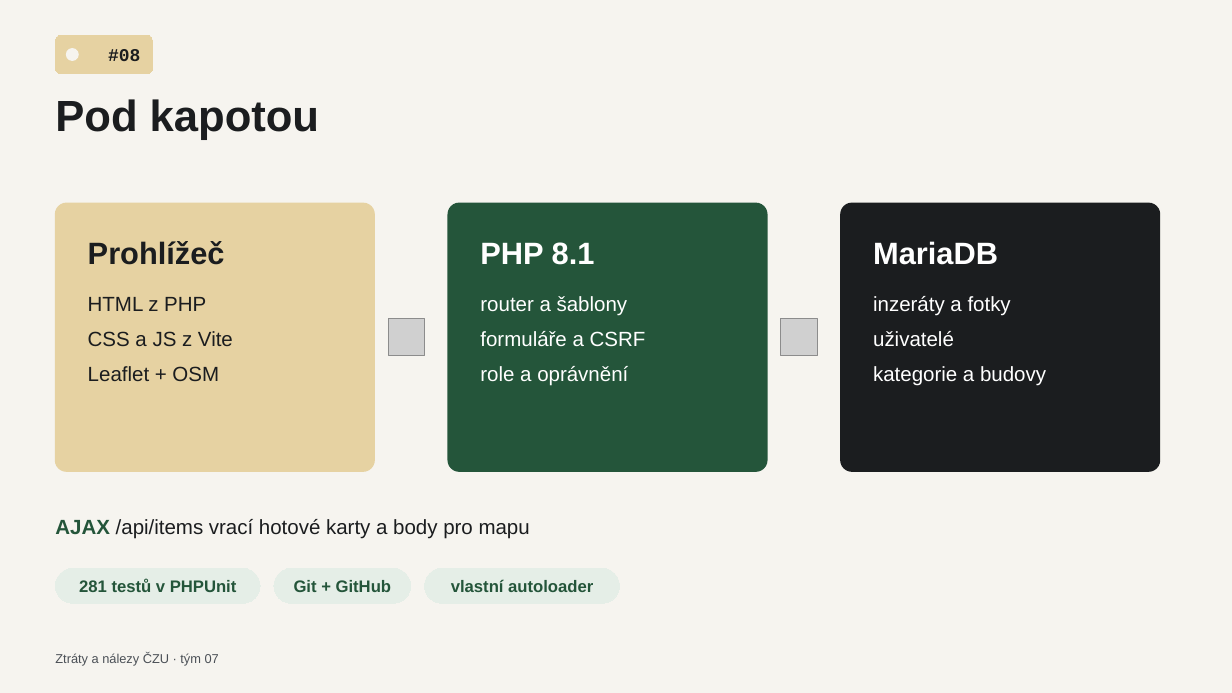
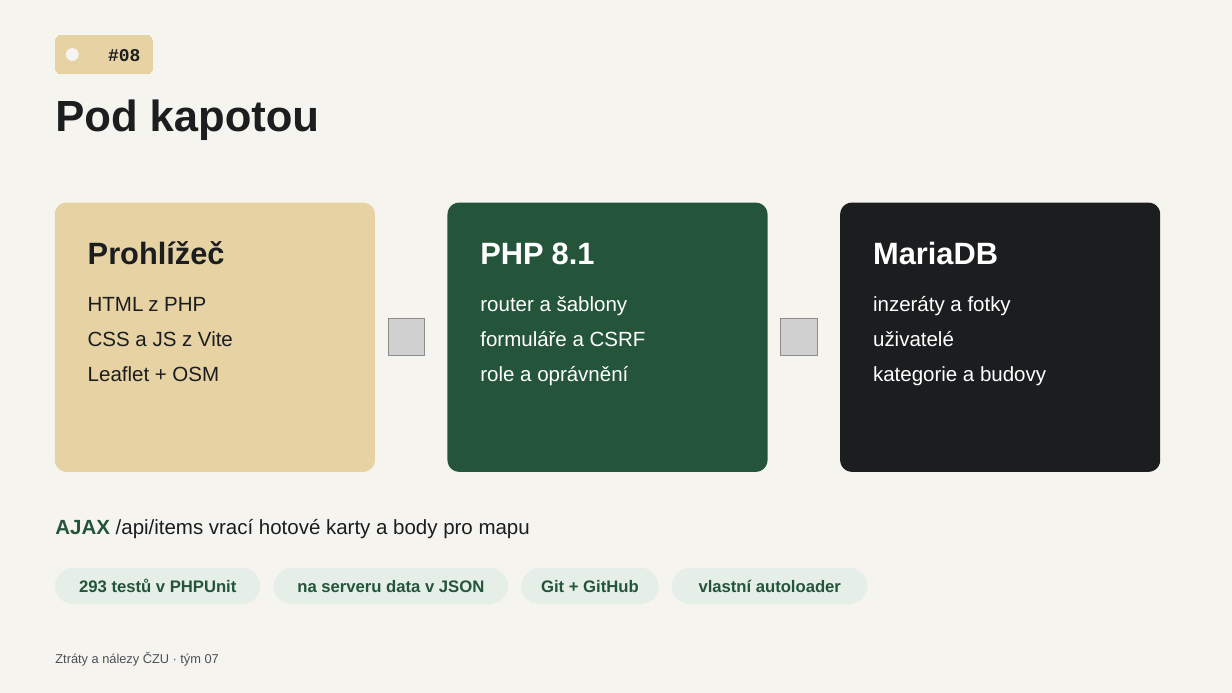
Before and after one commit to TomasDevs/ztraty-nalezy-czu, a slide deck: slide 9 of docs/prezentace-tym-07.pptx. Drawn at 1232x693 pixels with LibreOffice and Linux fonts; fonts in the diff are those of the drawing; grey boxes stand for pictures. Boxes give left, top, right and bottom in pixels: in the first picture for what was removed or moved away, otherwise in the second. Text is boxed around its words. In the diff, an @@ line names an element or a change of style, - is before the commit and + after.

```diff
--- a/docs/prezentace-tym-07.pptx
+++ b/docs/prezentace-tym-07.pptx
@@ rounded rectangle added at (274,568,507,604), fill #E5EEE7, outline #E5EEE7 0.75 pt, 13 pt, text #24553A, bold @@
+na serveru data v JSON
@@ rounded rectangle "Git + GitHub": place and size @@
-rounded rectangle "Git + GitHub" at (274,568,410,604)
+rounded rectangle "Git + GitHub" at (521,568,658,604)
@@ rounded rectangle "vlastní autoloader": place and size @@
-rounded rectangle "vlastní autoloader" at (424,568,619,604)
+rounded rectangle "vlastní autoloader" at (673,568,868,604)
@@ text in rounded rectangle at (79,578,237,592): text changed @@
-281 testů v PHPUnit
+293 testů v PHPUnit
```
